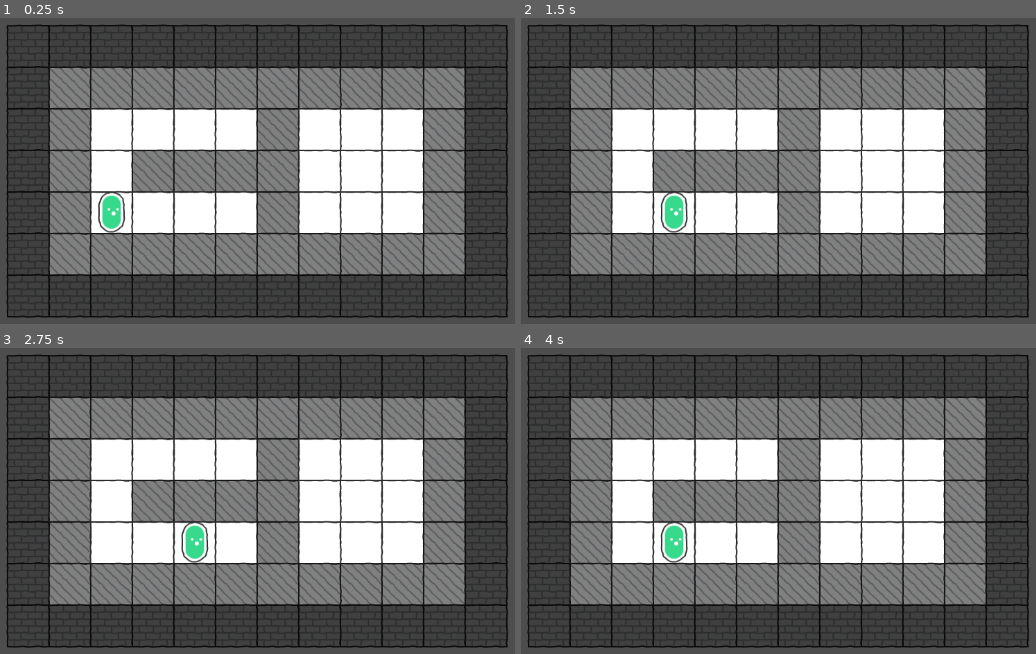
Above: before the commit, frames 1-4 (two rows, left to right).
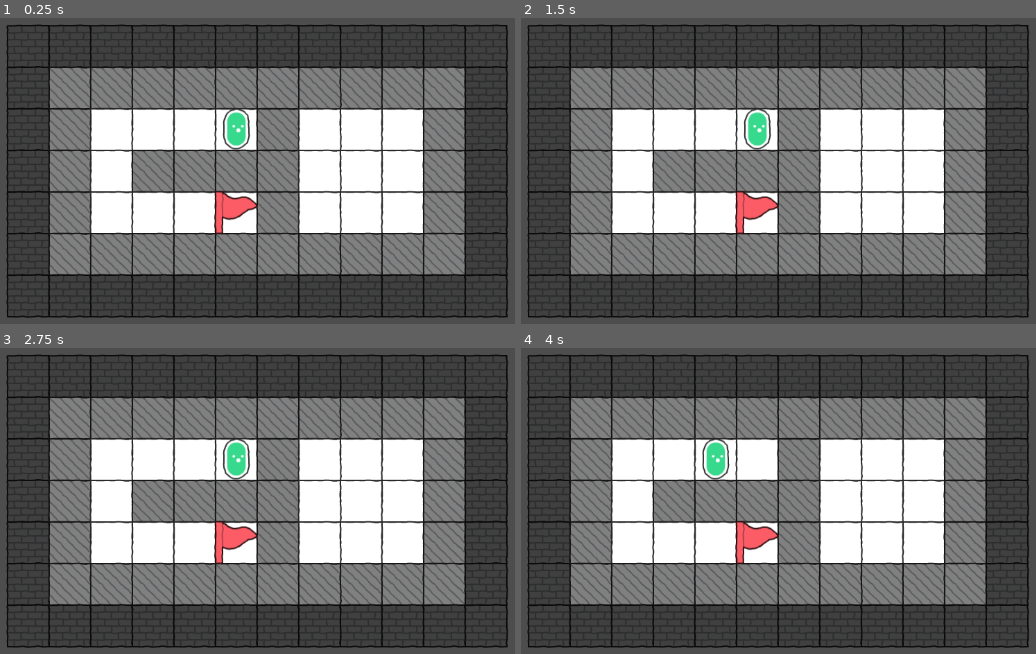
Above: after the commit, the same moments.

Repository: 494311870/jam-mask
Game: Godot game, scene res://scenes/main.tscn
The game is run twice, just before and just after one commit, with the same random seed, the same clock (stepped at 60 frames per second) and the same inputs.
Inputs:
- Up to frame 1 (0.25 s): no input
- Up to frame 2 (1.5 s): tap Enter at 0.5 s; hold Right (ui_right) 0.53-1.28 s; tap Space at 1.25 s; hold Down (ui_down) from 1.28 s (still down)
- Up to frame 3 (2.75 s): tap Enter at 2 s; release Down (ui_down) at 2.03 s; hold Right (ui_right) from 2.03 s (still down)
- Up to frame 4 (4 s): tap Space at 2.75 s; release Right (ui_right) at 2.78 s; hold Up (ui_up) 2.78-3.53 s; tap Enter at 3.5 s; hold Left (ui_left) from 3.53 s (still down)

The runs differ from the first frame. In frame 1, 1.7% of the frame differs, in the area x 19-50%, y 29-71%; in frame 2, 1.7%; in frame 3, 1.7%; in frame 4, 1.7%, in the area x 26-50%, y 29-71%.

Commit message:
feat: 玩家和目标点

Diff:
--- /dev/null
+++ b/scenes/elements/map_element.gd
@@ -0,0 +1,18 @@
+class_name MapElement
+extends Node2D
+
+@onready var _tile_map_layer: TileMapLayer
+
+var tile_map_layer : TileMapLayer:
+	get:
+		return _tile_map_layer
+
+# Called when the node enters the scene tree for the first time.
+func _ready() -> void:
+	_tile_map_layer = get_parent() as TileMapLayer
+
+	# 初始时对齐到网格中心
+	# 使用 to_local 确保坐标在 TileMapLayer 的本地空间内
+	var local_pos = _tile_map_layer.to_local(global_position)
+	var current_tile = _tile_map_layer.local_to_map(local_pos)
+	global_position = _tile_map_layer.to_global(_tile_map_layer.map_to_local(current_tile))
--- /dev/null
+++ b/scenes/elements/player.gd
@@ -0,0 +1,73 @@
+extends MapElement
+
+var _terrain_layer : TileMapLayer
+
+
+func _ready():
+	super._ready()
+
+	_terrain_layer = get_parent().get_node("%Terrain")
+
+func _input(event):
+	var direction = Vector2i.ZERO
+	if event.is_action_pressed("ui_up"):
+		direction = Vector2i.UP
+	elif event.is_action_pressed("ui_down"):
+		direction = Vector2i.DOWN
+	elif event.is_action_pressed("ui_left"):
+		direction = Vector2i.LEFT
+	elif event.is_action_pressed("ui_right"):
+		direction = Vector2i.RIGHT
+
+	if direction != Vector2i.ZERO:
+		move_player(direction)
+
+
+func move_player(direction: Vector2i):
+	var local_pos = tile_map_layer.to_local(global_position)
+	var current_tile = tile_map_layer.local_to_map(local_pos)
+	var target_tile = current_tile + direction
+
+	if is_obstacle(target_tile):
+		print("碰到了障碍物！坐标: ", target_tile)
+		return
+
+	# 如果没有障碍物，移动到目标格子
+	# 必须将本地地图坐标转换回全局坐标，除非 Player 和 TileMapLayer 在同一个父节点且没有位移
+	var target_local_pos = tile_map_layer.map_to_local(target_tile)
+	global_position = tile_map_layer.to_global(target_local_pos)
+
+	check_win_condition()
+
+
+func check_win_condition():
+	# 获取所有目标点
+	var targets = get_tree().get_nodes_in_group("targets")
+	for target in targets:
+		if target is TargetPoint:
+			# 检查玩家是否与目标点在同一个格子上
+			var player_tile = tile_map_layer.local_to_map(tile_map_layer.to_local(global_position))
+			var target_tile = tile_map_layer.local_to_map(tile_map_layer.to_local(target.global_position))
+
+			if player_tile == target_tile:
+				print("到达终点！准备重载场景/进入下一关...")
+				# 这里可以根据需要切换场景
+				# get_tree().reload_current_scene()
+				# 或者切换到下一关
+				# get_tree().change_scene_to_file("res://scenes/level_2.tscn")
+				# 暂时先用重载当前场景作为演示
+				call_deferred("next_level")
+
+
+func next_level():
+	# 这里的逻辑可以根据你的关卡管理系统来写
+	get_tree().reload_current_scene()
+
+
+func is_obstacle(coords: Vector2i) -> bool:
+	var tile_data = _terrain_layer.get_cell_tile_data(coords)
+	if tile_data:
+		var is_obs = tile_data.get_custom_data("obstacle")
+		if is_obs:
+			return true
+	return false
--- /dev/null
+++ b/scenes/elements/player.tscn
@@ -0,0 +1,11 @@
+[gd_scene load_steps=3 format=3 uid="uid://cgnjiyf8tygns"]
+
+[ext_resource type="Script" uid="uid://crkf8vsftfdps" path="res://scenes/elements/player.gd" id="1_y6phu"]
+[ext_resource type="Texture2D" uid="uid://drxfrrimcip5n" path="res://art/character_roundGreen.png" id="2_ncsdn"]
+
+[node name="Player" type="Node2D"]
+script = ExtResource("1_y6phu")
+
+[node name="Sprite2D" type="Sprite2D" parent="."]
+scale = Vector2(0.95, 0.95)
+texture = ExtResource("2_ncsdn")
--- /dev/null
+++ b/scenes/elements/target_point.gd
@@ -0,0 +1,7 @@
+class_name TargetPoint
+extends MapElement
+
+
+func _ready():
+	super._ready()
+	add_to_group("targets")
--- /dev/null
+++ b/scenes/elements/target_point.tscn
@@ -0,0 +1,11 @@
+[gd_scene load_steps=3 format=3 uid="uid://b6nr5j53ecfuc"]
+
+[ext_resource type="Script" path="res://scenes/elements/target_point.gd" id="1_script"]
+[ext_resource type="Texture2D" uid="uid://dqrpeuaog0oib" path="res://art/tile_flag.png" id="1_f330x"]
+
+[node name="TargetPoint" type="Node2D"]
+script = ExtResource("1_script")
+
+[node name="Sprite2D" type="Sprite2D" parent="."]
+modulate = Color(0.9882353, 0.36078432, 0.39607844, 1)
+texture = ExtResource("1_f330x")
--- a/scenes/main.tscn
+++ b/scenes/main.tscn
@@ -1,21 +1,15 @@
-[gd_scene load_steps=4 format=4 uid="uid://dvk3jg56dxbmp"]
+[gd_scene load_steps=2 format=4 uid="uid://dvk3jg56dxbmp"]
 
 [ext_resource type="TileSet" uid="uid://fw5n5hbuwk1v" path="res://tiles/tile_set.tres" id="1_o5qli"]
-[ext_resource type="Texture2D" uid="uid://drxfrrimcip5n" path="res://art/character_roundGreen.png" id="2_0wfyh"]
-[ext_resource type="Script" uid="uid://crkf8vsftfdps" path="res://scenes/player.gd" id="2_script"]
 
 [node name="Node2D" type="Node2D"]
 position = Vector2(661, 428)
 
-[node name="TileMapLayer" type="TileMapLayer" parent="." unique_name_in_owner=true]
+[node name="Terrain" type="TileMapLayer" parent="."]
 unique_name_in_owner = true
 tile_map_data = PackedByteArray("AAD/////AQAAAAAAAAAAAP//AQAAAAAAAAABAP//AQAAAAAAAAABAP7/AQAAAAAAAAAAAP3/AQAAAAAAAAD/// …(1264 unchanged characters)…
 tile_set = ExtResource("1_o5qli")
 
-[node name="Player" type="Node2D" parent="."]
-position = Vector2(-329, -30)
-script = ExtResource("2_script")
-
-[node name="Sprite2D" type="Sprite2D" parent="Player"]
-scale = Vector2(0.95, 0.95)
-texture = ExtResource("2_0wfyh")
+[node name="Elements" type="TileMapLayer" parent="."]
+tile_map_data = PackedByteArray("AAD9//3/BgAAAAAAAgD9////BgAAAAAAAQA=")
+tile_set = ExtResource("1_o5qli")
--- a/scenes/player.gd
+++ /dev/null
@@ -1,46 +0,0 @@
-extends Node2D
-
-@onready var _tile_map_layer: TileMapLayer = %"TileMapLayer"
-
-func _ready():
-	# 初始时将玩家对齐到网格中心
-	# 使用 to_local 确保坐标在 TileMapLayer 的本地空间内
-	var local_pos = _tile_map_layer.to_local(global_position)
-	var current_tile = _tile_map_layer.local_to_map(local_pos)
-	global_position = _tile_map_layer.to_global(_tile_map_layer.map_to_local(current_tile))
-
-func _input(event):
-	var direction = Vector2i.ZERO
-	if event.is_action_pressed("ui_up"):
-		direction = Vector2i.UP
-	elif event.is_action_pressed("ui_down"):
-		direction = Vector2i.DOWN
-	elif event.is_action_pressed("ui_left"):
-		direction = Vector2i.LEFT
-	elif event.is_action_pressed("ui_right"):
-		direction = Vector2i.RIGHT
-
-	if direction != Vector2i.ZERO:
-		move_player(direction)
-
-func move_player(direction: Vector2i):
-	var local_pos = _tile_map_layer.to_local(global_position)
-	var current_tile = _tile_map_layer.local_to_map(local_pos)
-	var target_tile = current_tile + direction
-
-	if is_obstacle(target_tile):
-		print("碰到了障碍物！坐标: ", target_tile)
-		return
-
-	# 如果没有障碍物，移动到目标格子
-	# 必须将本地地图坐标转换回全局坐标，除非 Player 和 TileMapLayer 在同一个父节点且没有位移
-	var target_local_pos = _tile_map_layer.map_to_local(target_tile)
-	global_position = _tile_map_layer.to_global(target_local_pos)
-
-func is_obstacle(coords: Vector2i) -> bool:
-	var tile_data = _tile_map_layer.get_cell_tile_data(coords)
-	if tile_data:
-		var is_obs = tile_data.get_custom_data("obstacle")
-		if is_obs:
-			return true
-	return false
--- a/tiles/tile_set.tres
+++ b/tiles/tile_set.tres
@@ -1,6 +1,8 @@
-[gd_resource type="TileSet" load_steps=3 format=3 uid="uid://fw5n5hbuwk1v"]
+[gd_resource type="TileSet" load_steps=6 format=3 uid="uid://fw5n5hbuwk1v"]
 
 [ext_resource type="Texture2D" uid="uid://dchpc81dacnd6" path="res://art/merged.png" id="1_ly4hs"]
+[ext_resource type="PackedScene" uid="uid://b6nr5j53ecfuc" path="res://scenes/elements/target_point.tscn" id="2_uwxoe"]
+[ext_resource type="PackedScene" uid="uid://cgnjiyf8tygns" path="res://scenes/elements/player.tscn" id="3_gtqbq"]
 
 [sub_resource type="TileSetAtlasSource" id="TileSetAtlasSource_ly4hs"]
 texture = ExtResource("1_ly4hs")
@@ -13,6 +15,11 @@
 2:0/0/modulate = Color(0.5019608, 0.5019608, 0.5019608, 1)
 2:0/0/custom_data_0 = true
 
+[sub_resource type="TileSetScenesCollectionSource" id="TileSetScenesCollectionSource_gtqbq"]
+resource_name = "Elements"
+scenes/1/scene = ExtResource("2_uwxoe")
+scenes/2/scene = ExtResource("3_gtqbq")
+
 [resource]
 tile_size = Vector2i(60, 60)
 terrain_set_0/mode = 0
@@ -21,5 +28,6 @@
 custom_data_layer_0/name = "obstacle"
 custom_data_layer_0/type = 1
 sources/1 = SubResource("TileSetAtlasSource_ly4hs")
+sources/6 = SubResource("TileSetScenesCollectionSource_gtqbq")
 tile_proxies/source_level = [2, 3]
 tile_proxies/coords_level = [[0, Vector2i(0, 0)], [1, Vector2i(0, 0)], [2, Vector2i(0, 0)], [5, Vector2i(0, 0)], [3, Ve …(245 unchanged characters)…
Not shown, added: scenes/elements/map_element.gd.uid
Renamed: scenes/player.gd.uid -> scenes/elements/player.gd.uid
Not shown, added: scenes/elements/target_point.gd.uid
